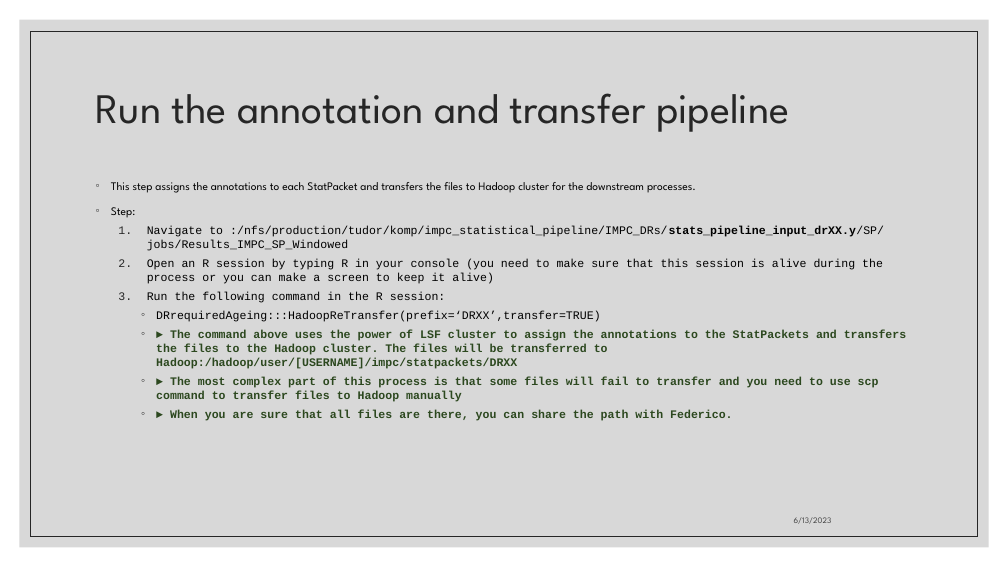
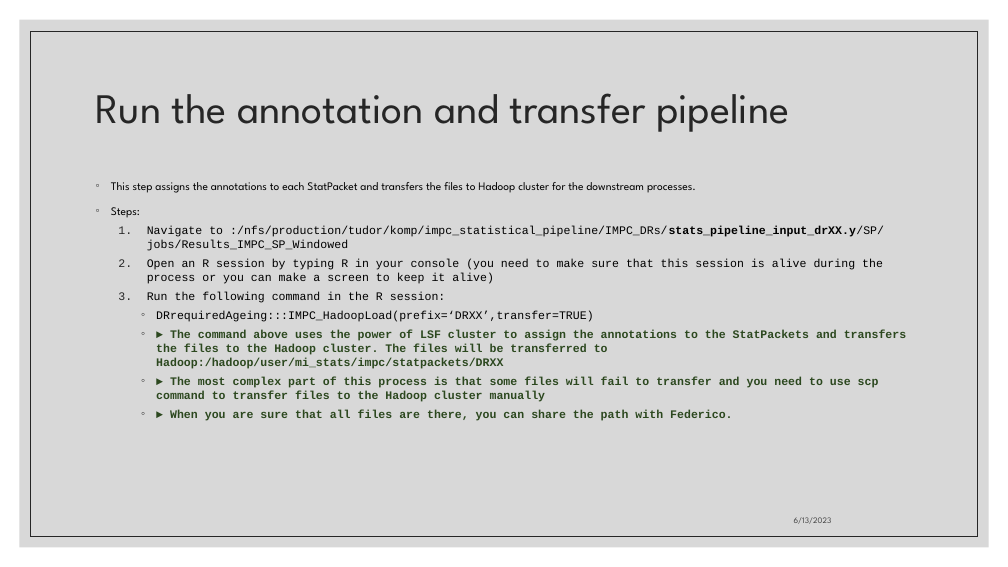
Before and after one commit to mpi2/impc_stats_pipeline, a slide deck: slide 8 of Slides/How to execute the IMPC statistical pipeline.pptx. Drawn at 1008x567 pixels with LibreOffice and Linux fonts; fonts in the diff are those of the drawing. Boxes give left, top, right and bottom in pixels: in the first picture for what was removed or moved away, otherwise in the second. Text is boxed around its words. In the diff, an @@ line names an element or a change of style, - is before the commit and + after.

```diff
--- a/Slides/How to execute the IMPC statistical pipeline.pptx
+++ b/Slides/How to execute the IMPC statistical pipeline.pptx
@@ text at [111,207,140,218]: text changed @@
-◦ Step:
+◦ Steps:
@@ text at [156,311,906,402]: text changed @@
-    ◦ DRrequiredAgeing:::HadoopReTransfer(prefix=‘DRXX’,transfer=TRUE)
-    ◦ ► The command above uses the power of LSF cluster to assign the annotations to the StatPackets and transfers the files to the Hadoop cluster. The files will be transferred to Hadoop:/hadoop/user/[USERNAME]/impc/statpackets/DRXX
-    ◦ ► The most complex part of this process is that some files will fail to transfer and you need to use scp command to transfer files to Hadoop manually
+    ◦ DRrequiredAgeing:::IMPC_HadoopLoad(prefix=‘DRXX’,transfer=TRUE)
+    ◦ ► The command above uses the power of LSF cluster to assign the annotations to the StatPackets and transfers the files to the Hadoop cluster. The files will be transferred to Hadoop:/hadoop/user/mi_stats/impc/statpackets/DRXX
+    ◦ ► The most complex part of this process is that some files will fail to transfer and you need to use scp command to transfer files to the Hadoop cluster manually
```
Also in this commit, not shown: 7 other slides changed, 2 slides added.
